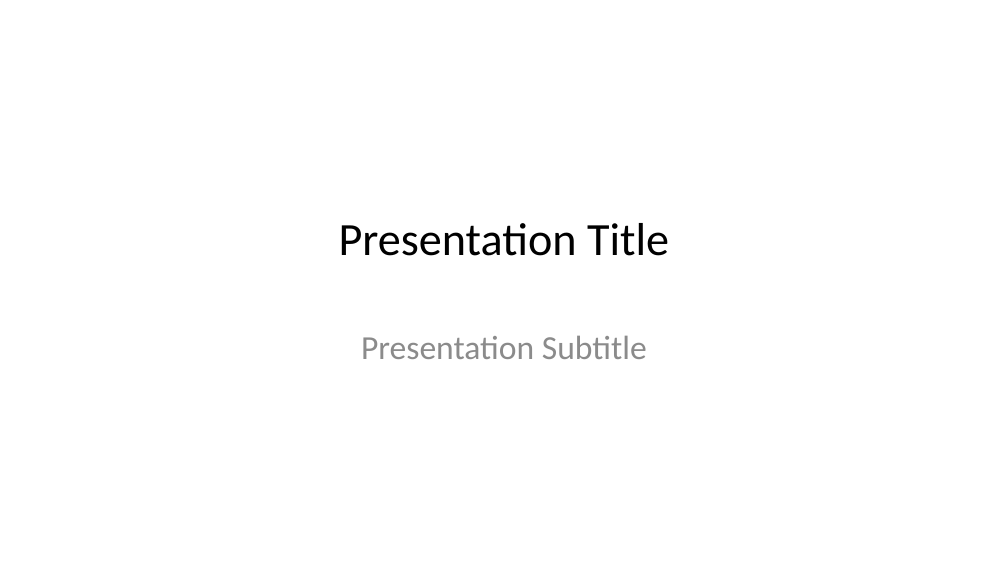
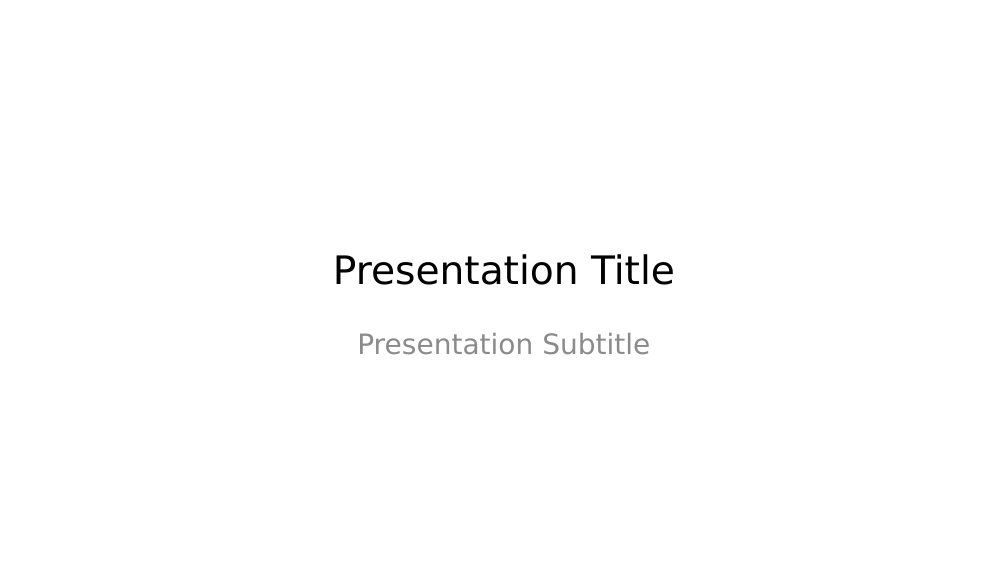
Before and after one commit to lmu-osc/train-the-trainer-test-repo-separate-slidedeck-zenodo, a slide deck: slide 1 of working-template.pptx. Drawn at 1008x567 pixels with LibreOffice and Linux fonts; fonts in the diff are those of the drawing. Boxes give left, top, right and bottom in pixels: in the first picture for what was removed or moved away, otherwise in the second. Text is boxed around its words. In the diff, an @@ line names an element or a change of style, - is before the commit and + after.

Commit message:
Adjust slide master fonts and bullet points

```diff
--- a/working-template.pptx
+++ b/working-template.pptx
@@ title "Presentation Title" at [333, 254, 675, 285]: size 33 to 28 pt, font Calibri to DejaVu Sans; vertical alignment middle to bottom @@
@@ subtitle "Presentation Subtitle" at [357, 333, 650, 355]: size 24 to 20 pt, font Calibri to DejaVu Sans @@
```
Also in this commit, not shown: 3 other slides changed.
